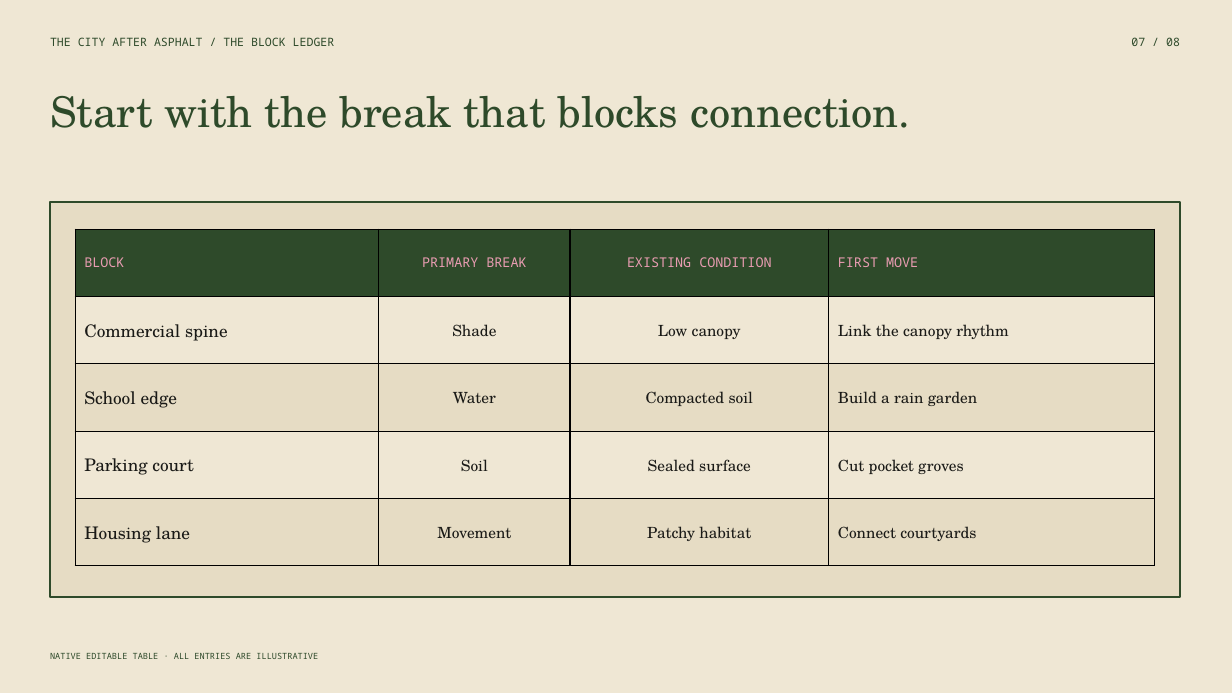
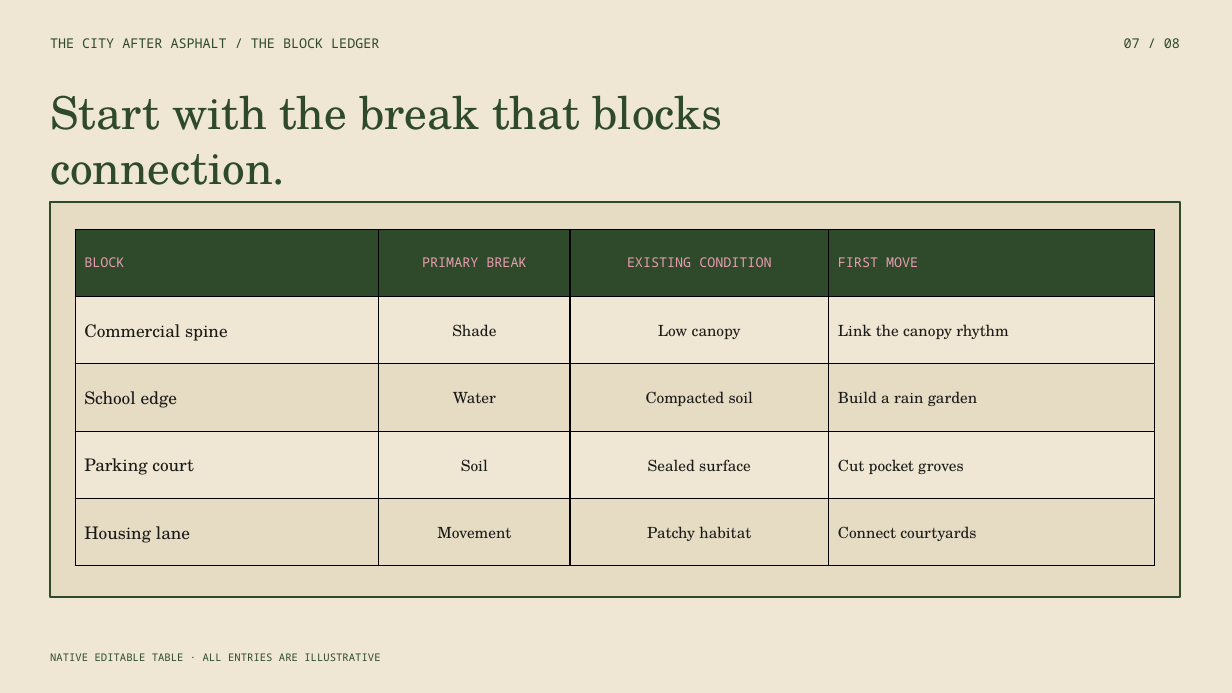
Before and after one commit to sadmann7/pptx, a slide deck: slide 7 of apps/video/public/the-city-after-asphalt-editorial-forest.pptx. Drawn at 1232x693 pixels with LibreOffice and Linux fonts; fonts in the diff are those of the drawing. Boxes give left, top, right and bottom in pixels: in the first picture for what was removed or moved away, otherwise in the second. Text is boxed around its words. In the diff, an @@ line names an element or a change of style, - is before the commit and + after.

```diff
--- a/apps/video/public/the-city-after-asphalt-editorial-forest.pptx
+++ b/apps/video/public/the-city-after-asphalt-editorial-forest.pptx
@@ text "THE CITY AFTER ASPHALT / ..." at [50,38,379,48]: size 9 to 10.5 pt @@
@@ text "07 / 08" at [1124,38,1180,48]: size 9 to 10.5 pt @@
@@ text "Start with the break that ..." at [50,95,722,185]: size 33 to 35.2 pt @@
@@ text "NATIVE EDITABLE TABLE · ALL ..." at [50,653,380,661]: size 6.8 to 8.2 pt @@
```
Also in this commit, not shown: 7 other slides changed.
